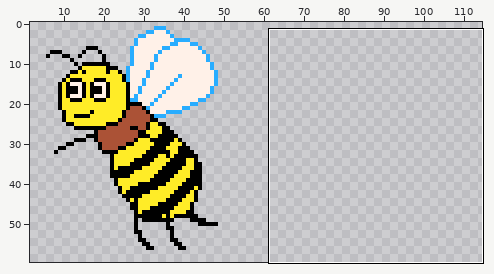
Sprite sheet -- Assets/Personaje/Abeja/Abeja_Izq.png. The picture above shows the old version from afar; the outline marks the close-up.
Close-up. Old version:
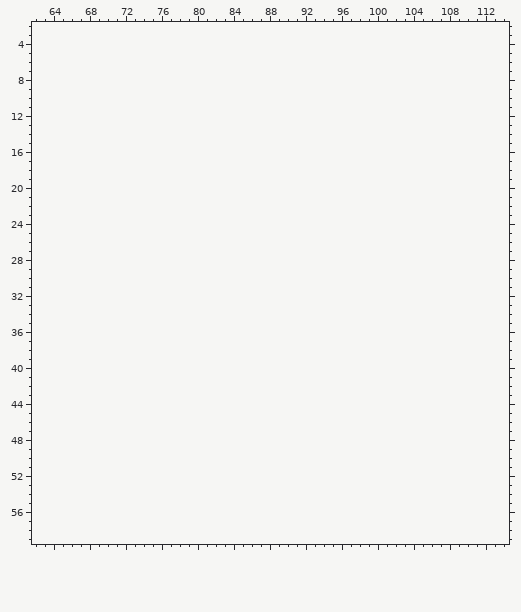
The file is 60x60 pixels. Shown: x 62..114, y 2..59. The old version is drawn lined up with the new one, on the new canvas. The wide view leaves out empty margins.
New version:
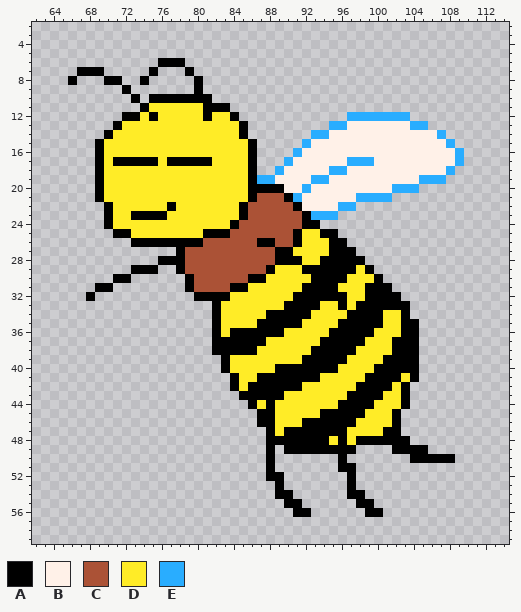
Palette (. is transparent): A #000000  B #fff1e8  C #ab5236  D #ffec27  E #29adff
The author wrote: Actualizacion y completado de sprites de la abeja
Edits made:
canvas 60x60 -> 120x60
Changed rows in their new state; - is an unchanged pixel.
first column x 66:
 6 ----------AAA-------------------------------
 7 -AAA-----A---A------------------------------
 8 A---AA--A-----A-----------------------------
 9 ------A-------A-----------------------------
10 -------A-AAAAAAA----------------------------
11 --------ADDDDDDAAA--------------------------
12 ------AADADDDDDADDA------------EEEEEEE------
13 -----ADDDDDDDDDDDDDA---------EEBBBBBBBEE----
14 ----ADDDDDDDDDDDDDDA-------EEBBBBBBBBBBBBE--
15 ---ADDDDDDDDDDDDDDDDA-----EBBBBBBBBBBBBBBBE-
16 ---ADDDDDDDDDDDDDDDDA----EBBBBBBBBBBBBBBBBBE
17 ---ADAAAAADAAAAADDDDA---EBBBBBBEEEBBBBBBBBBE
18 ---ADDDDDDDDDDDDDDDDA--EBBBBBEEBBBBBBBBBBBE-
19 ---ADDDDDDDDDDDDDDDDAEEBBBBEEBBBBBBBBBBEEE--
20 ---ADDDDDDDDDDDDDDDDAAAABBEBBBBBBBBBEEE-----
21 ---ADDDDDDDDDDDDDDDDACCCAEBBBBBBEEEE--------
22 ----ADDDDDDADDDDDDDACCCCCABBBBEE------------
23 ----ADDAAAADDDDDDDDACCCCCCAEEE--------------
24 ----ADDDDDDDDDDDDDACCCCCCCAA----------------
25 -----AADDDDDDDDAAACCCCCCCADDAA--------------
26 -------AAAAAAAACCCCCCAACCADDDAA-------------
27 ------------ACCCCCCCCCCAADDDDAAA------------
28 ----------AAACCCCCCCCCCAAADDAAAAA-----------
29 -------AAA--ACCCCCCCCCADDDAAAAAADA----------
30 -----AA------ACCCCCCAADDDDDAAAADDDA---------
31 ---AA--------ACCCCAADDDDDDAAAADDDAAA--------
32 --A-----------AAAADDDDDDDAAAAAADDAAAA-------
33 ----------------ADDDDDDDAAAADDADAAAAAA------
34 ----------------ADDDDDAAAAADDDDAAAADDA------
35 ----------------ADDDDAAAAADDDDAAAAADDAA-----
36 ----------------ADAAAAAADDDDDAAAAADDDAA-----
37 ----------------AAAAAADDDDDDAAAAADDDAAA-----
38 ----------------AAAAADDDDDDAAAAADDDDAAA-----
39 -----------------ADDDDDDDDAAAAADDDDAAAA-----
40 -----------------ADDDDDAAAAAAADDDDAAAAA-----
41 ------------------ADDAAAAAAADDDDDAAAADA-----
42 ------------------ADAAAAAADDDDDDAAAADA------
43 -------------------AAAAADDDDDDDAAAADDA------
44 --------------------ADADDDDDDDAAAADDDA------
45 ---------------------AADDDDDAAAAADDDA-------
46 ---------------------AADDDAAAAAADDDDA-------
47 ----------------------ADAAAAAAADDDDAA-------
48 ----------------------AAAAAAADADAAAAAA------
49 ----------------------A-AAAAAAAA----AAAA----
50 ----------------------A-------A-------AAAAA-
51 ----------------------A-------AA------------
52 ----------------------AA-------A------------
53 -----------------------A-------A------------
54 -----------------------AA------AA-----------
55 ------------------------AA------AA----------
56 -------------------------AA------AA---------
Where, in picture pixels (left, top, right, bottom), the same in both close-ups:
added: (68, 58, 464, 517)
